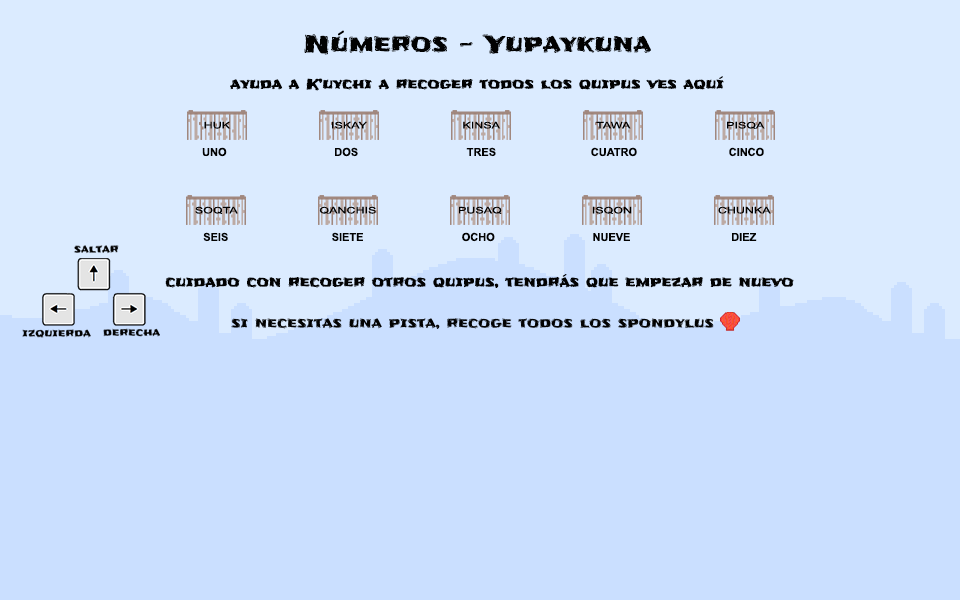
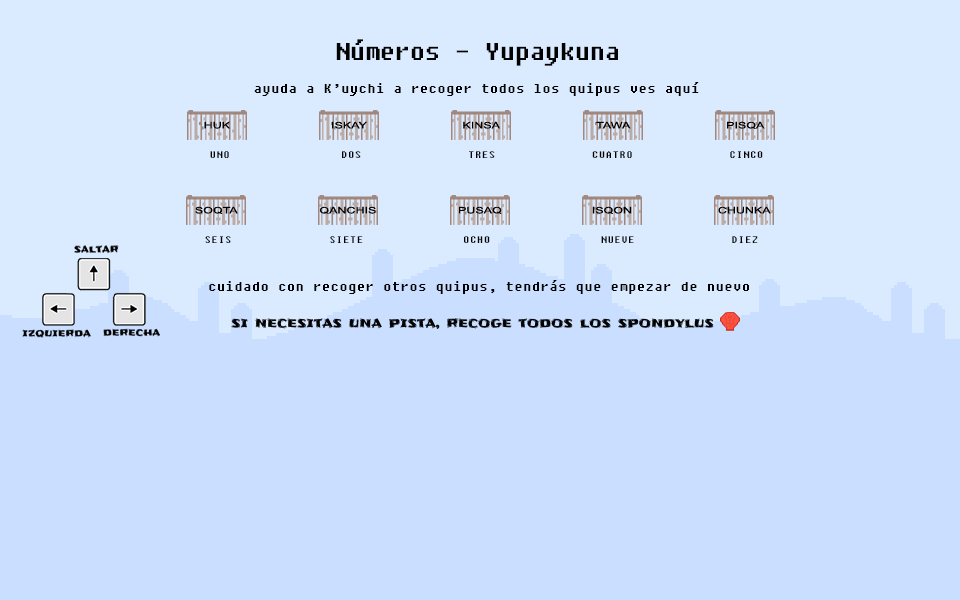
Comparing the layer stacks of the two w=960, h=600 images. Changes:
painted on "cuidado con recoger otros quipus, tendrás que empezar de nuevo" over (165, 274, 794, 294)
painted on "Números - Yupaykuna" over (304, 30, 651, 66)
painted on "ayuda a K’uychi a recoger todos los quipus ves aquí" over (230, 76, 724, 96)
renamed "UNO DOS" to "UNO DOS TRES CUATRO", painted on it over (202, 147, 764, 158)
renamed "SEIS SIETE OCHO" to "SEIS SIETE OCHO NUEVE", painted on it over (203, 232, 758, 243)
